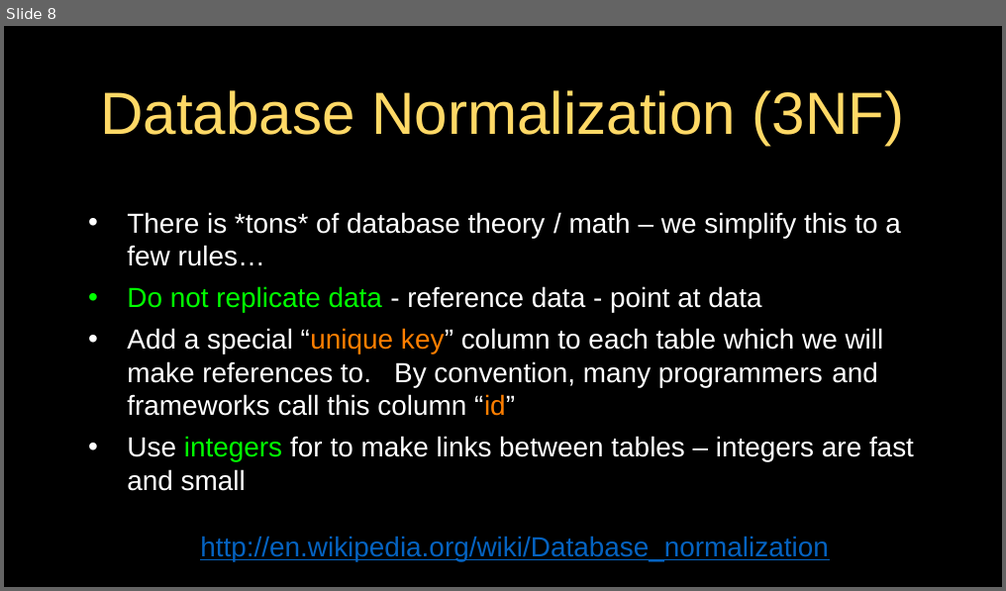
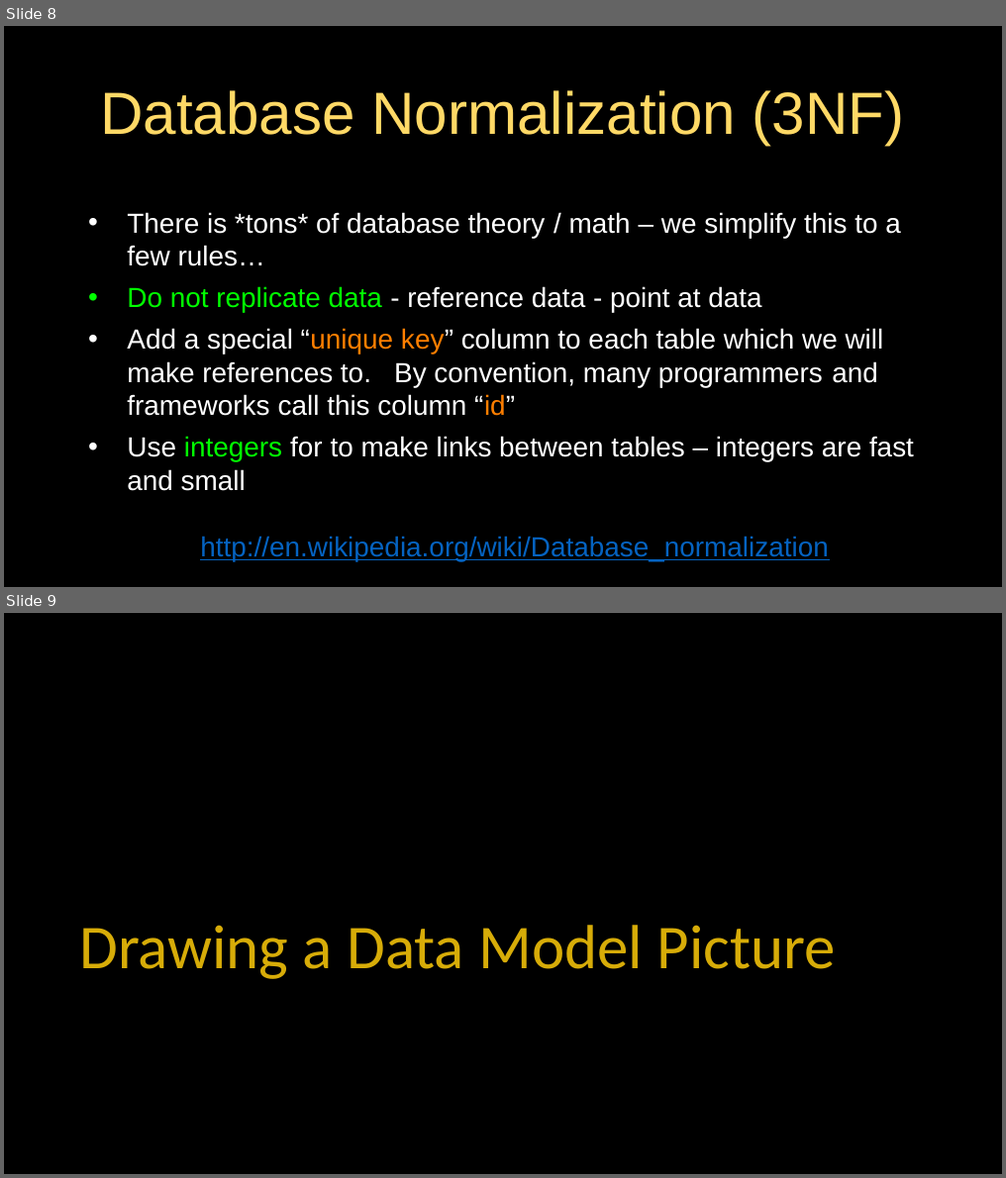
Before and after one commit to csev/dj4e, a slide deck: lectures/DJ-03-One-To-Many.pptx. Shown one above the other, each under a label of ours: slide 8 before the commit, slides 8 and 9 after it. The pictures are 1006x591 and 1006x1178 pixels, drawn with LibreOffice and Linux fonts; fonts in the diff are those of the drawing. Boxes give left, top, right and bottom in pixels: in the first picture for what was removed or moved away, otherwise in the second. Text is boxed around its words. In the diff, an @@ line names an element or a change of style, - is before the commit and + after.

```diff
--- a/lectures/DJ-03-One-To-Many.pptx
+++ b/lectures/DJ-03-One-To-Many.pptx
@@ slide 9 added at (4, 613, 1002, 1174), background #000000 @@
@@ title added at (79, 925, 835, 979), 60 pt, text #D7AC08 @@
+Drawing a Data Model Picture
```
Also in this commit, not shown: 7 other slides added, 1 other file.
